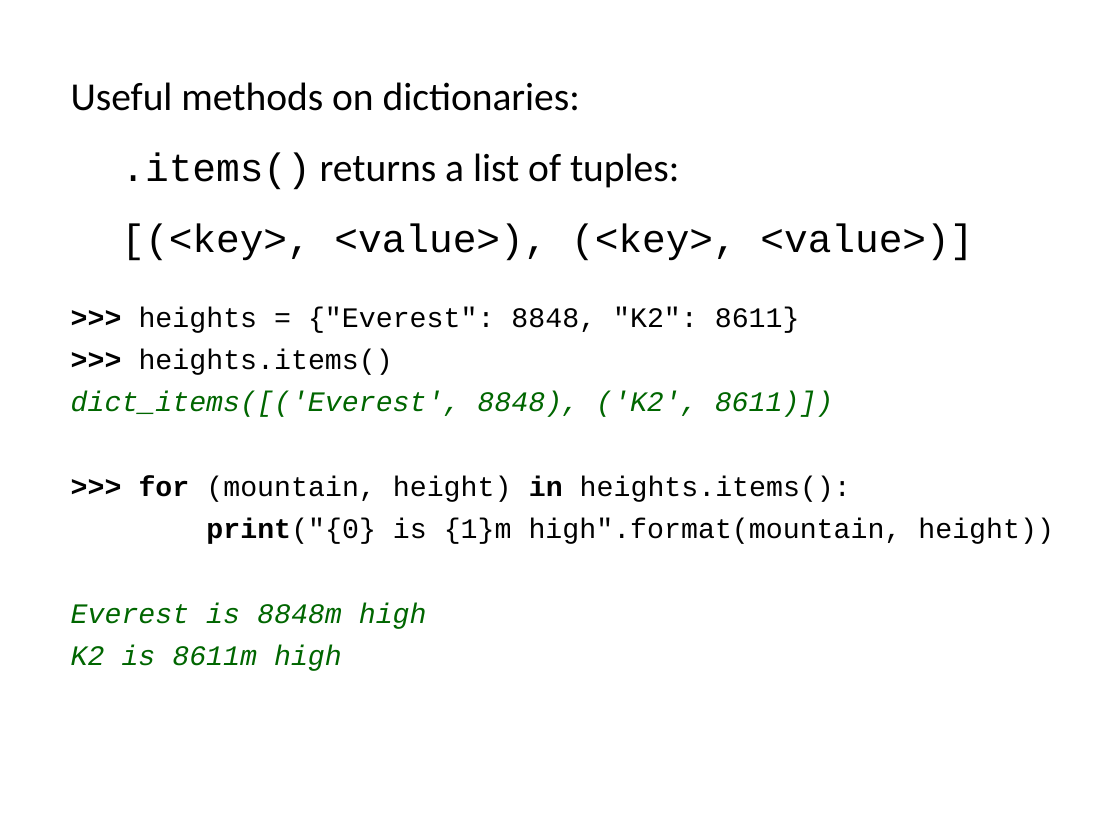
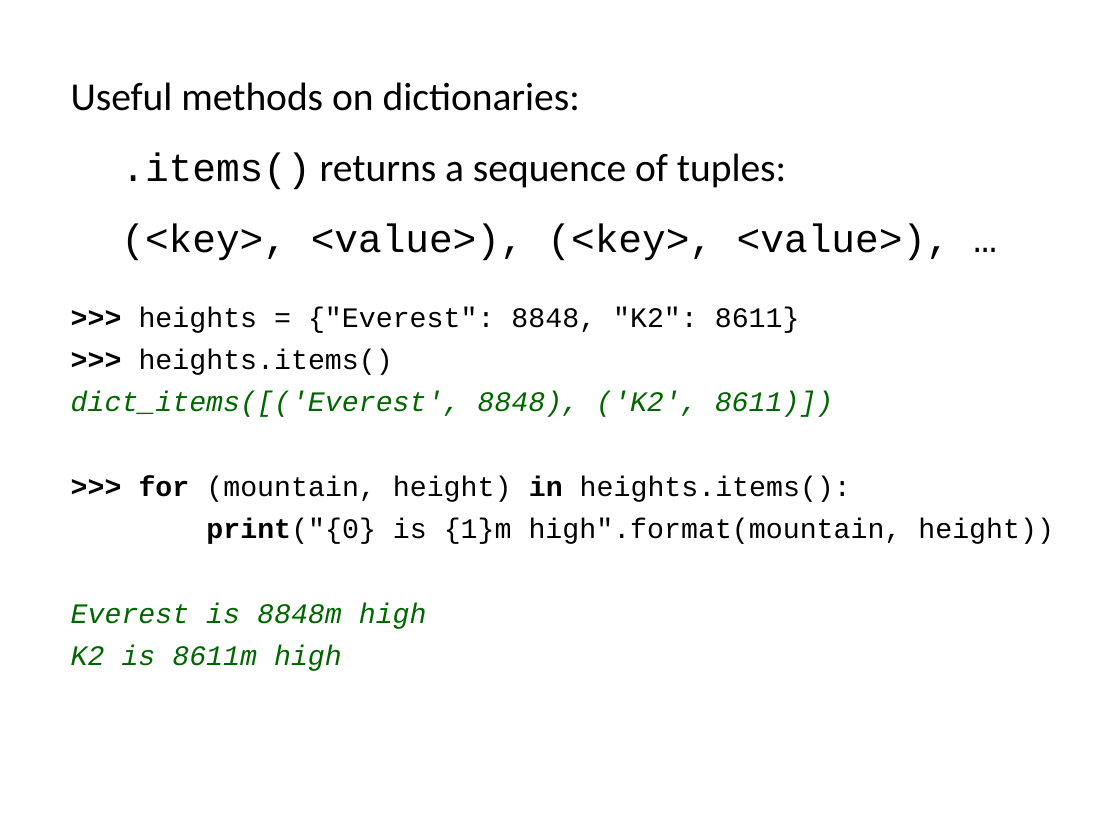
Before and after one commit to ncasuk/ncas-isc, a slide deck: slide 31 of python/presentations/learning_python/19_ceda-dict.pptx. Drawn at 1120x840 pixels with LibreOffice and Linux fonts; fonts in the diff are those of the drawing; background and template pictures are left out. Boxes give left, top, right and bottom in pixels: in the first picture for what was removed or moved away, otherwise in the second. Text is boxed around its words. In the diff, an @@ line names an element or a change of style, - is before the commit and + after.

Commit message:
Modified slide 31 of python dictionaries presentation.

```diff
--- a/python/presentations/learning_python/19_ceda-dict.pptx
+++ b/python/presentations/learning_python/19_ceda-dict.pptx
@@ text at [121, 153, 950, 261]: text changed @@
-.items() returns a list of tuples:
-[(<key>, <value>), (<key>, <value>)]
+.items() returns a sequence of tuples:
+(<key>, <value>), (<key>, <value>), …
```
Also in this commit, not shown: 1 other file.
